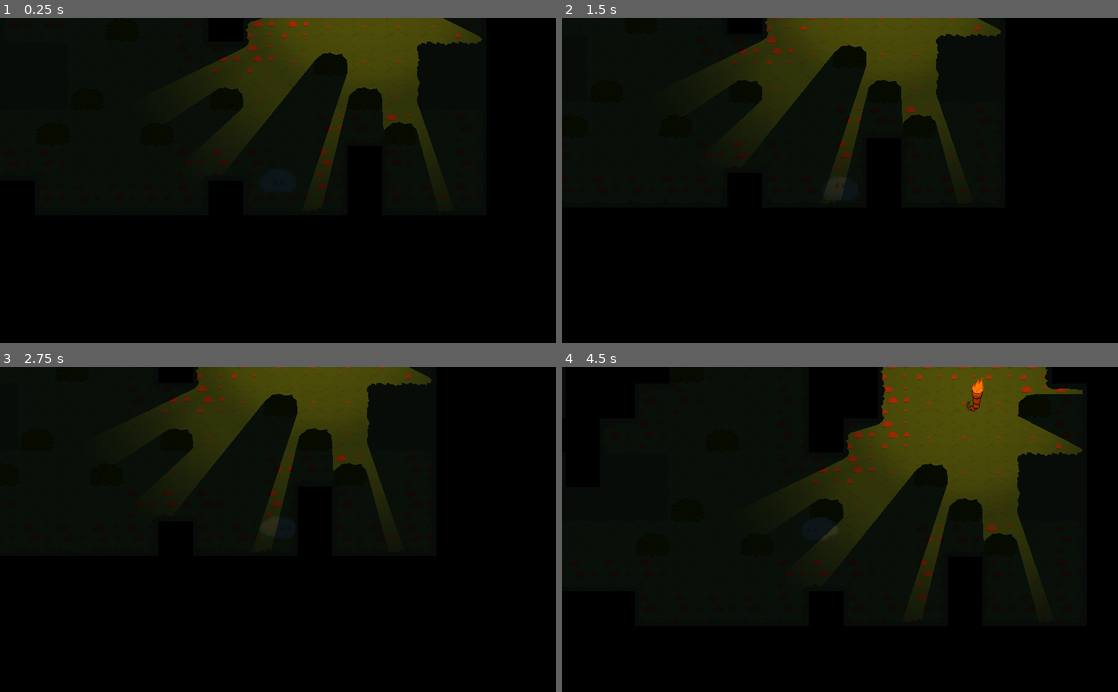
Above: before the commit, frames 1-4 (two rows, left to right).
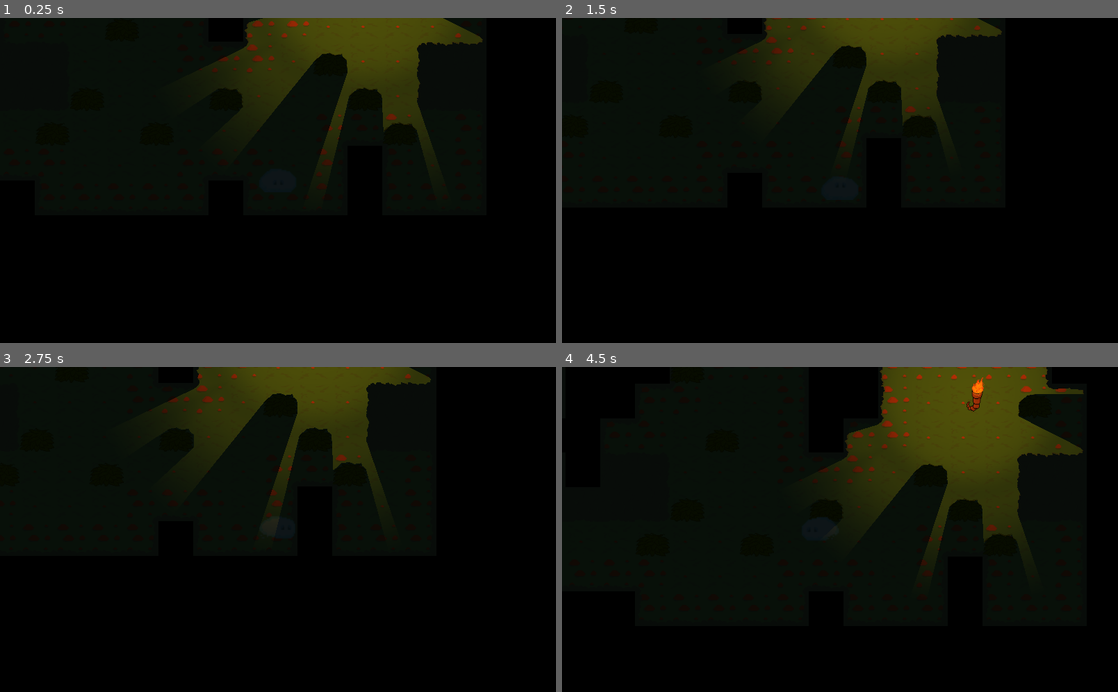
Above: after the commit, the same moments.

Repository: artis-krams/ggj21-lost-slime
Game: Godot game, scene res://Main2D.tscn
Same seed, same stepped clock (60 frames per second), same inputs: the game is played once before the commit and once after it.
Inputs:
- Up to frame 1 (0.25 s): no input
- Up to frame 2 (1.5 s): tap Enter at 0.5 s; hold Right (right) 0.53-1.28 s; hold S (down) from 1.28 s (still down)
- Up to frame 3 (2.75 s): release S (down) at 2.03 s; hold Right (right) from 2.03 s (still down)
- Up to frame 4 (4.5 s): release Right (right) at 2.78 s; hold W (up) 2.78-3.53 s; hold A (left) from 3.53 s (still down)

The runs differ from the first frame. In frame 1, less than 0.1% of the frame differs, in the area x 42-87%, y 1-36%; in frame 2, 0.3%; in frame 3, 0.1%; in frame 4, 0.4%, in the area x 40-94%, y 0-75%.

Commit message:
Pulsing torch

Diff:
--- a/Torch.tscn
+++ b/Torch.tscn
@@ -26,6 +26,18 @@
 "transitions": PoolRealArray( 1, 1, 1, 1, 1, 1 ),
 "update": 0,
 "values": [ ExtResource( 7 ), ExtResource( 3 ), ExtResource( 5 ), ExtResource( 2 ), ExtResource( 4 ), ExtResource( 6 ) ]
+}
+tracks/1/type = "value"
+tracks/1/path = NodePath("Light2D:texture_scale")
+tracks/1/interp = 1
+tracks/1/loop_wrap = true
+tracks/1/imported = false
+tracks/1/enabled = true
+tracks/1/keys = {
+"times": PoolRealArray( 0, 0.5 ),
+"transitions": PoolRealArray( 1, 1 ),
+"update": 0,
+"values": [ 1.0, 0.8 ]
 }
 
 [sub_resource type="Animation" id=3]
@@ -67,6 +79,18 @@
 "update": 0,
 "values": [ Vector2( -1, 1 ) ]
 }
+tracks/3/type = "value"
+tracks/3/path = NodePath("Light2D:texture_scale")
+tracks/3/interp = 1
+tracks/3/loop_wrap = true
+tracks/3/imported = false
+tracks/3/enabled = true
+tracks/3/keys = {
+"times": PoolRealArray( 0, 0.5 ),
+"transitions": PoolRealArray( 1, 1 ),
+"update": 0,
+"values": [ 1.0, 0.8 ]
+}
 
 [sub_resource type="Animation" id=4]
 resource_name = "torch_r"
@@ -107,9 +131,21 @@
 "update": 0,
 "values": [ Vector2( 1, 1 ) ]
 }
+tracks/3/type = "value"
+tracks/3/path = NodePath("Light2D:texture_scale")
+tracks/3/interp = 1
+tracks/3/loop_wrap = true
+tracks/3/imported = false
+tracks/3/enabled = true
+tracks/3/keys = {
+"times": PoolRealArray( 0, 0.5 ),
+"transitions": PoolRealArray( 1, 1 ),
+"update": 0,
+"values": [ 1.0, 0.8 ]
+}
 
 [node name="Torch" type="Area2D"]
-position = Vector2( 0, -10 )
+position = Vector2( 30, -10 )
 script = ExtResource( 8 )
 
 [node name="CollisionShape2D" type="CollisionShape2D" parent="."]
@@ -120,15 +156,9 @@
 texture = ExtResource( 1 )
 color = Color( 1, 0.447059, 0, 1 )
 shadow_enabled = true
-__meta__ = {
-"_edit_lock_": true
-}
 
 [node name="Sprite" type="Sprite" parent="."]
 texture = ExtResource( 7 )
-__meta__ = {
-"_edit_lock_": true
-}
 
 [node name="AnimationPlayer" type="AnimationPlayer" parent="."]
 anims/torch = SubResource( 2 )
